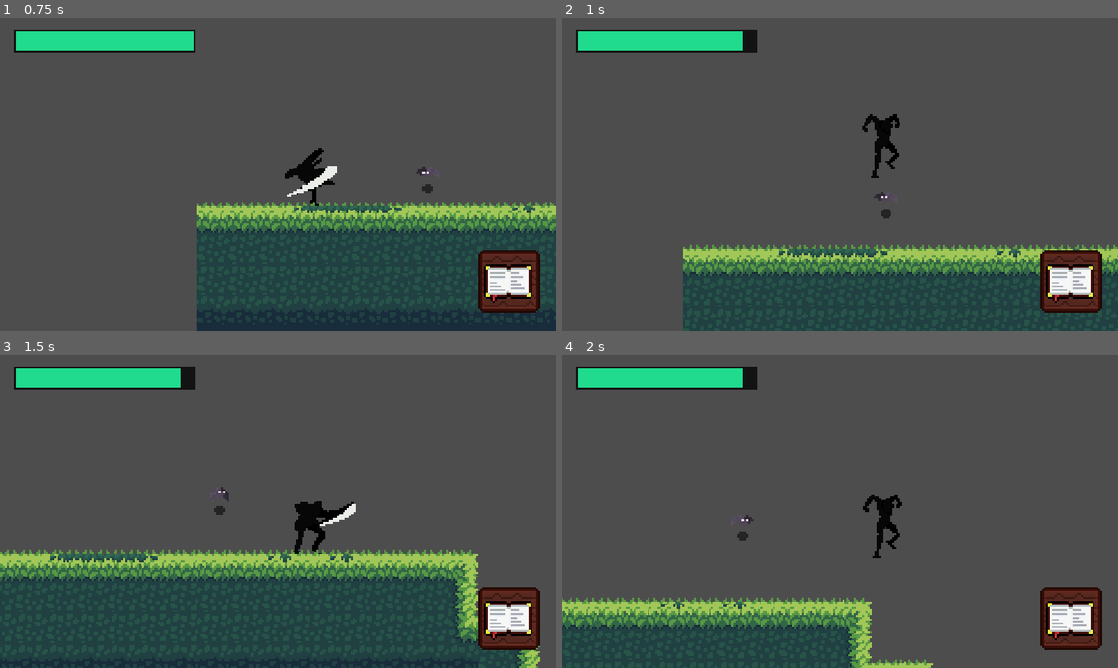
Above: before the commit, frames 1-4 (two rows, left to right).
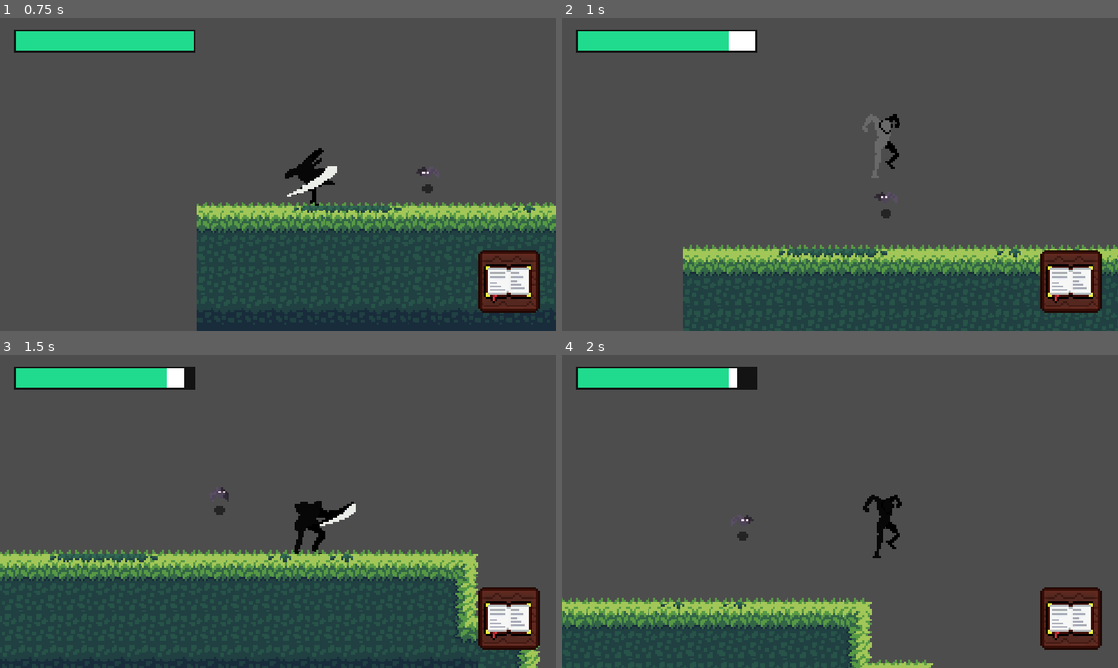
Above: after the commit, the same moments.

Repository: youswiftlmao/sillouette-chef
Game: Godot game, scene res://scenes/game.tscn
The game is run twice, just before and just after one commit, with the same random seed, the same clock (stepped at 60 frames per second) and the same inputs.
Inputs:
- Up to frame 1 (0.75 s): tap Enter at 0.5 s; hold D (right) from 0.53 s (still down); tap E (attack) at 0.6 s
- Up to frame 2 (1 s): keep holding D (right); tap W (jump) at 0.77 s
- Up to frame 3 (1.5 s): keep holding D (right); tap E (attack) at 1.35 s
- Up to frame 4 (2 s): keep holding D (right); tap W (jump) at 1.52 s

Frame 1 is identical in both runs. In frame 2, 0.6% of the frame differs, in the area x 30-60%, y 4-52%; in frame 3, 0.2%; in frame 4, 0.2%.

Commit message:
fixed bugs added a flash and sfx for hit/getting hit  and combat balance changesADDED A HIT VISIBLE INDICATOR FIXXED BUGS WHERE DAMAGE BARD DSNT SHOW AND WHERE IS CATHCES UOP SUPER FADST SMOOTHENED IT WASWELL MADE A SMALL KNCOK BACK SISTEM FOR THE BAT AKA ENEMY JUST NEED TO MAKE 1 MORE NEEMY AND IM DONT WITH COMBAT FIXED SHOPPY ANIMATIONS FREEZING BUGS AND TIME NODE CANCELLING OUT THE ANIMATION FIXED CONTINUIS WALKING SFX EVEN THOOUGH PLAYER ISNT WALking BOMBOCLAAAAT00

Diff:
--- a/scenes/bat.tscn
+++ b/scenes/bat.tscn
@@ -2,6 +2,7 @@
 
 [ext_resource type="Script" uid="uid://bqtmysmd328ym" path="res://scripts/bat.gd" id="1_cnldk"]
 [ext_resource type="Texture2D" uid="uid://cnev2q58hvatw" path="res://assets/Bat.png" id="1_uhqni"]
+[ext_resource type="AudioStream" uid="uid://cifhicxvgu5ak" path="res://sounds/freesound_community-hurt_c_08-102842.mp3" id="3_48wkk"]
 
 [sub_resource type="AtlasTexture" id="AtlasTexture_8qtcx"]
 atlas = ExtResource("1_uhqni")
@@ -132,6 +133,7 @@
 radius = 7.253174
 
 [sub_resource type="CircleShape2D" id="CircleShape2D_48wkk"]
+radius = 15.260485
 
 [node name="bat" type="CharacterBody2D" unique_id=1777148116]
 scale = Vector2(1.1029655, 1.1029655)
@@ -139,8 +141,8 @@
 
 [node name="bat" type="AnimatedSprite2D" parent="." unique_id=1393438554]
 sprite_frames = SubResource("SpriteFrames_8qtcx")
+animation = &"die"
 autoplay = "default"
-frame_progress = 0.3265112
 
 [node name="detection area" type="Area2D" parent="." unique_id=564653904]
 
@@ -163,6 +165,12 @@
 [node name="takedamage cd" type="Timer" parent="." unique_id=1218894]
 wait_time = 0.6
 
+[node name="hit" type="AudioStreamPlayer2D" parent="." unique_id=542256421]
+position = Vector2(76.158325, 54.398804)
+stream = ExtResource("3_48wkk")
+volume_db = -12.03
+pitch_scale = 2.3
+
 [connection signal="body_entered" from="detection area" to="." method="_on_detection_area_body_entered"]
 [connection signal="body_exited" from="detection area" to="." method="_on_detection_area_body_exited"]
 [connection signal="body_entered" from="bathitbox" to="." method="_on_bathitbox_body_entered"]
--- a/scenes/healthbar.tscn
+++ b/scenes/healthbar.tscn
@@ -25,7 +25,7 @@
 offset_bottom = 27.0
 theme_override_styles/background = SubResource("StyleBoxEmpty_vjxg4")
 theme_override_styles/fill = SubResource("StyleBoxFlat_ulkio")
-value = 80.0
+value = 100.0
 show_percentage = false
 script = ExtResource("1_8wl12")
 
@@ -39,7 +39,7 @@
 grow_vertical = 2
 theme_override_styles/background = SubResource("StyleBoxFlat_y8nn8")
 theme_override_styles/fill = SubResource("StyleBoxFlat_25yk6")
-value = 90.0
+value = 100.0
 show_percentage = false
 
 [node name="Timer" type="Timer" parent="." unique_id=696551953]
--- a/scenes/thechef.tscn
+++ b/scenes/thechef.tscn
@@ -4,6 +4,7 @@
 [ext_resource type="Script" uid="uid://b73pewmid10af" path="res://scripts/player.gd" id="1_keyna"]
 [ext_resource type="Texture2D" uid="uid://be8redmbe1col" path="res://assets/P_FullCombo.png" id="2_e6ydx"]
 [ext_resource type="Texture2D" uid="uid://bde7ey3v4yryp" path="res://assets/P_Run.png" id="2_owqyi"]
+[ext_resource type="Texture2D" uid="uid://duh5pltysmh7f" path="res://assets/P_Hit.png" id="3_e8iao"]
 [ext_resource type="Texture2D" uid="uid://cfq0vxihvspk3" path="res://assets/P_Fall.png" id="3_ut53c"]
 [ext_resource type="AudioStream" uid="uid://bwqwqhuw1p0lf" path="res://sounds/sound3.mp3" id="5_oaxxh"]
 [ext_resource type="AudioStream" uid="uid://ctrirlx1vy0qk" path="res://sounds/abdalrahman_bm-8-bit-grass-footsteps-1-408575.mp3" id="6_oaxxh"]
@@ -16,6 +17,7 @@
 [ext_resource type="Texture2D" uid="uid://k61gepb1o8tr" path="res://assets/check.png" id="13_3uxqh"]
 [ext_resource type="Texture2D" uid="uid://bvhfw81gwrpnx" path="res://assets/DONE.png" id="14_gjg41"]
 [ext_resource type="PackedScene" uid="uid://jcangal3rt4t" path="res://scenes/healthbar.tscn" id="15_pm1cm"]
+[ext_resource type="AudioStream" uid="uid://cifhicxvgu5ak" path="res://sounds/freesound_community-hurt_c_08-102842.mp3" id="18_yjsmm"]
 
 [sub_resource type="AtlasTexture" id="AtlasTexture_e8iao"]
 atlas = ExtResource("2_e6ydx")
@@ -92,6 +94,10 @@
 [sub_resource type="AtlasTexture" id="AtlasTexture_g5tfv"]
 atlas = ExtResource("2_e6ydx")
 region = Rect2(1040, 128, 79, 32)
+
+[sub_resource type="AtlasTexture" id="AtlasTexture_bejd7"]
+atlas = ExtResource("3_e8iao")
+region = Rect2(32, 0, 32, 32)
 
 [sub_resource type="AtlasTexture" id="AtlasTexture_md6kr"]
 atlas = ExtResource("1_bhwxj")
@@ -251,6 +257,14 @@
 "loop": false,
 "name": &"attack4",
 "speed": 9.0
+}, {
+"frames": [{
+"duration": 1.0,
+"texture": SubResource("AtlasTexture_bejd7")
+}],
+"loop": false,
+"name": &"hit",
+"speed": 8.0
 }, {
 "frames": [{
 "duration": 1.0,
@@ -394,9 +408,8 @@
 
 [node name="chef" type="AnimatedSprite2D" parent="." unique_id=2119319736]
 sprite_frames = SubResource("SpriteFrames_lrinr")
-animation = &"attack1"
+animation = &"hit"
 autoplay = "idle"
-frame = 3
 frame_progress = 1.0
 
 [node name="Camera2D" type="Camera2D" parent="." unique_id=1941308865]
@@ -573,10 +586,14 @@
 shape = SubResource("CircleShape2D_pm1cm")
 
 [node name="ATTACKCD" type="Timer" parent="." unique_id=1902029448]
-wait_time = 0.5
 
 [node name="deal_atc_damage" type="Timer" parent="." unique_id=293703250]
 wait_time = 0.5
+
+[node name="damage" type="AudioStreamPlayer2D" parent="." unique_id=1418582991]
+stream = ExtResource("18_yjsmm")
+volume_db = -8.0
+pitch_scale = 1.52
 
 [connection signal="timeout" from="FootstepTimer" to="." method="_on_time_footstep_timer_timeout"]
 [connection signal="pressed" from="CanvasLayer/toggleinv" to="CanvasLayer" method="_on_toggleinv_pressed"]
--- a/scripts/bat.gd
+++ b/scripts/bat.gd
@@ -11,6 +11,10 @@
 	deal_with_damage()
 
 	if health <= 0 :
+		cantakedamage = false
+		playerinattackzone = false
+		$bat.play("die")
+		await $bat.animation_finished
 		self.queue_free()
 	if playerchase:
 		position +=(player.position - position)/speed
@@ -42,13 +46,18 @@
 		playerinattackzone = false
 
 func deal_with_damage():
-	if playerinattackzone and Gobal.chef_current_attack == true:
-		if cantakedamage == true :
-			health -= 35
+	if health <= 0:
+		return
+	if playerinattackzone and Gobal.chef_current_attack == true and health > 0:
+		if cantakedamage == true:
+			health -= 51
+
+
+			$hit.play()
 			$"takedamage cd".start()
 			cantakedamage = false
-			print("bat hp = ,", health)
 
 
 func _on_takedamage_cd_timeout() -> void:
-	cantakedamage = true
+	if health > 0 :
+		cantakedamage = true
--- a/scripts/healthbar.gd
+++ b/scripts/healthbar.gd
@@ -5,7 +5,7 @@
 @onready var timer: Timer = $Timer
 var health := 100 : set = _set_health
 var prevhealth := 100
-var damage_speed := 80.0
+var damage_speed := 10
 var waiting := false
 
 
--- a/scripts/player.gd
+++ b/scripts/player.gd
@@ -61,22 +61,18 @@
 
 	#animations
 	if is_on_floor():
-		if attackip:
-			pass
-		elif direction == 0:
-			chef.play("idle")
-			$Footstep.stop()
+		if not attackip :
+			if direction == 0:
+				chef.play("idle")
+			else:
+				chef.play("run")
+
+		if is_on_floor() and direction != 0:
+			if $FootstepTimer.is_stopped():
+				$Footstep.play()
+				$FootstepTimer.start()
+		else:
 			$FootstepTimer.stop()
-		else:
-			chef.play("run")
-
-			if $FootstepTimer.is_stopped():
-				$Footstep.play()      # instant first step
-				$FootstepTimer.start()
-	else:
-		$Footstep.stop()
-		$FootstepTimer.stop()
-
 	if Input.is_action_just_pressed("jump") and is_on_floor():
 		$jump.play()
 		chef.play("jump")
@@ -89,6 +85,16 @@
 		velocity.x = move_toward(velocity.x, 0, SPEED)
 
 	move_and_slide()
+
+
+	if chef.animation == "hit" and not chef.is_playing():
+		if is_on_floor():
+			if Input.get_axis("left", "right") == 0:
+				chef.play("idle")
+			else:
+				chef.play("run")
+
+
 	#here under is for items recieved:
 	if gotitem2 == true:
 		$CanvasLayer/inv2/Done2.visible = true
@@ -135,8 +141,10 @@
 		bat_inattackrange = false
 func enemyattack():
 	if bat_inattackrange and bat_atckcooldown == true :
-		health -= 7
+		health -= 15
 		bat_atckcooldown = false
+		flash_white()
+		$damage.play()
 		$ATTACKCD.start()
 		print("chef took damage", health)
 
@@ -157,3 +165,8 @@
 	$deal_atc_damage.stop()
 	Gobal.chef_current_attack = false
 	attackip = false
+
+func flash_white():
+	chef.modulate = Color(15, 15, 15)
+	await get_tree().create_timer(0.08).timeout
+	chef.modulate = Color(1, 1, 1)
Renamed: scenes/area_2d.gd -> scripts/area_2d.gd
Renamed: scenes/area_2d.gd.uid -> scripts/area_2d.gd.uid
Not shown, added: sounds/driken5482-retro-hurt-2-236675.mp3.import
Not shown, added: sounds/freesound_community-hurt_c_08-102842.mp3.import
Not shown, added: sounds/driken5482-retro-hurt-2-236675.mp3
Not shown, added: sounds/freesound_community-hurt_c_08-102842.mp3
